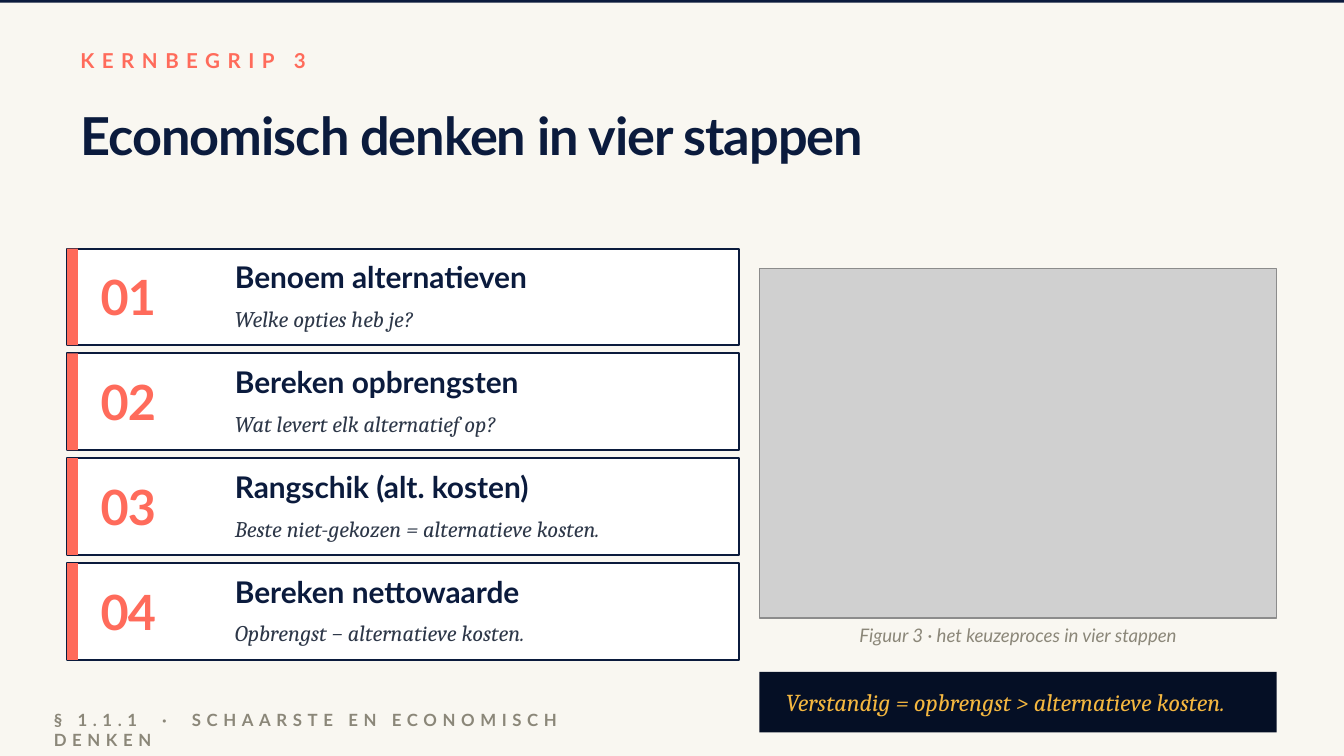
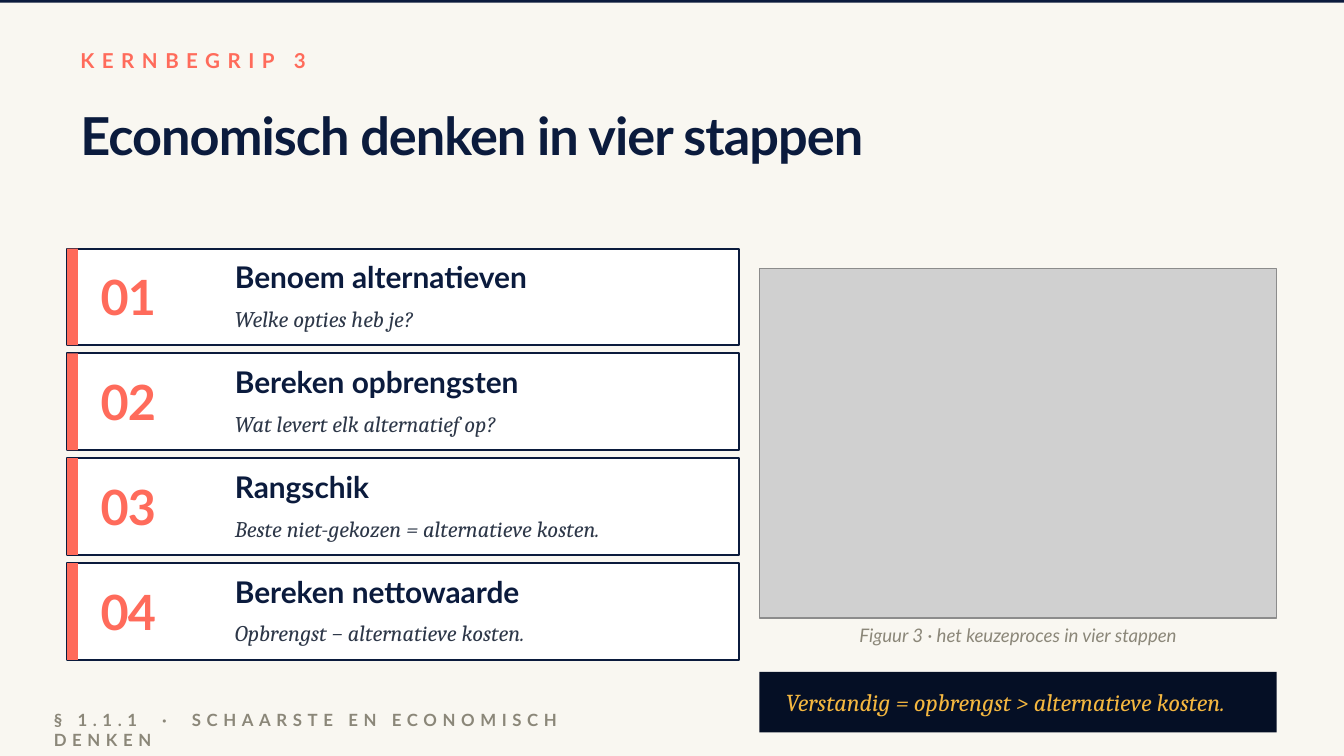
Before and after one commit to meijer1973/4veco-lessen, a slide deck: slide 5 of Boek 1 - Grondslagen, vraag en aanbod/1.1 Hoofdstuk Economisch denken en rekenen/1.1.1 Schaarste en economisch denken/1.1.1 Schaarste en economisch denken – presentatie.pptx. Drawn at 1344x756 pixels with LibreOffice and Linux fonts; fonts in the diff are those of the drawing; grey boxes stand for pictures. Boxes give left, top, right and bottom in pixels: in the first picture for what was removed or moved away, otherwise in the second. Text is boxed around its words. In the diff, an @@ line names an element or a change of style, - is before the commit and + after.

```diff
--- a/Boek 1 - Grondslagen, vraag en aanbod/1.1 Hoofdstuk Economisch denken en rekenen/1.1.1 Schaarste en economisch denken/1.1.1 Schaarste en economisch denken – presentatie.pptx
+++ b/Boek 1 - Grondslagen, vraag en aanbod/1.1 Hoofdstuk Economisch denken en rekenen/1.1.1 Schaarste en economisch denken/1.1.1 Schaarste en economisch denken – presentatie.pptx
@@ text at <box>235,475,369,504</box>: text changed @@
-Rangschik (alt. kosten)
+Rangschik
```
Also in this commit, not shown: 1 other slide changed, 28 other files.
